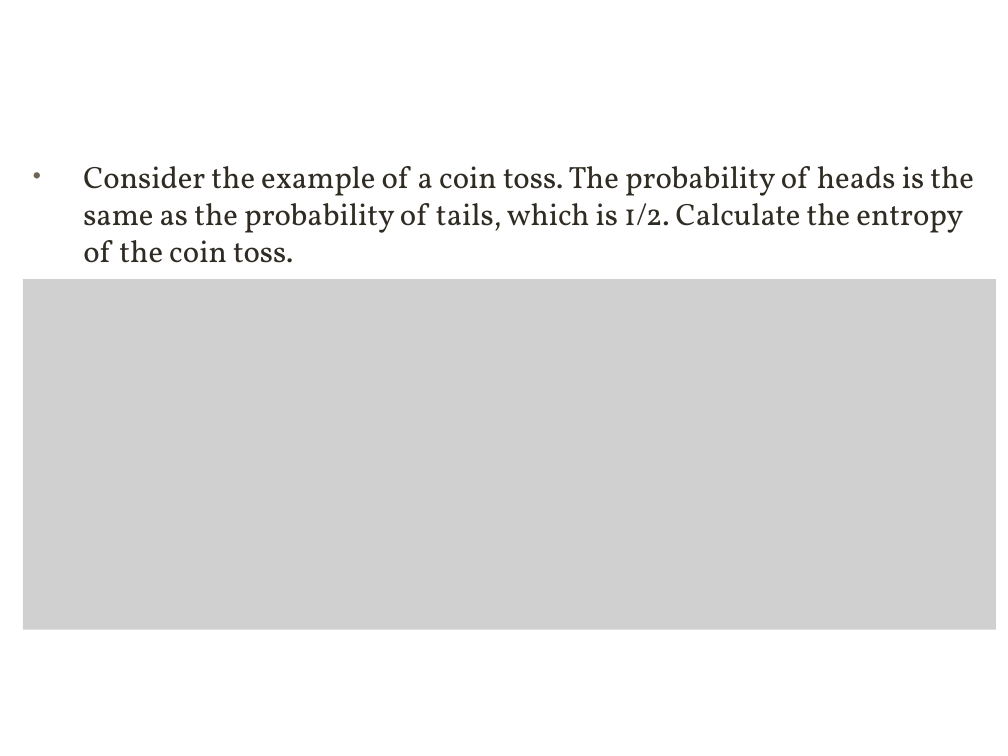
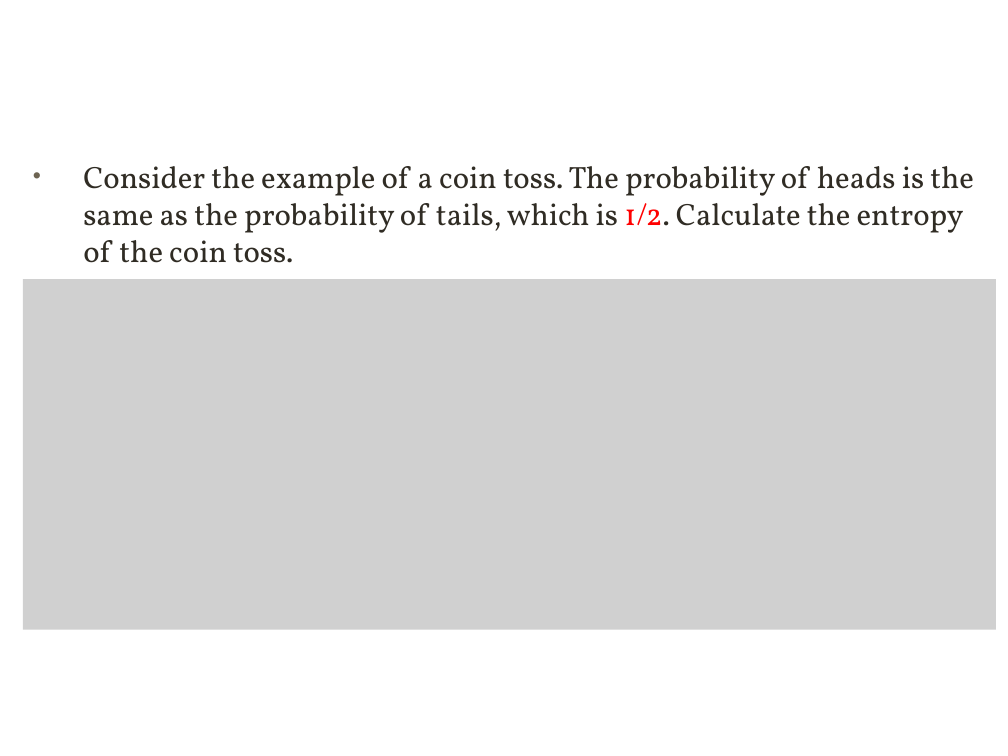
Before and after one commit to xuqinkun/Report, a slide deck: slide 13 of Deep Learning-3.12-3.14.pptx (slide 12 before the commit). Drawn at 1008x756 pixels with LibreOffice and Linux fonts; fonts in the diff are those of the drawing; grey boxes stand for pictures; background and template pictures are left out. Boxes give left, top, right and bottom in pixels: in the first picture for what was removed or moved away, otherwise in the second. Text is boxed around its words. In the diff, an @@ line names an element or a change of style, - is before the commit and + after.

```diff
--- a/Deep Learning-3.12-3.14.pptx
+++ b/Deep Learning-3.12-3.14.pptx
@@ text "Consider the example of a ..." at (83,166,974,263): text colour #302C24 to #FF0000 in "1/2." @@
```
Also in this commit, not shown: 9 other slides changed, 4 slides added, 2 slides removed.
